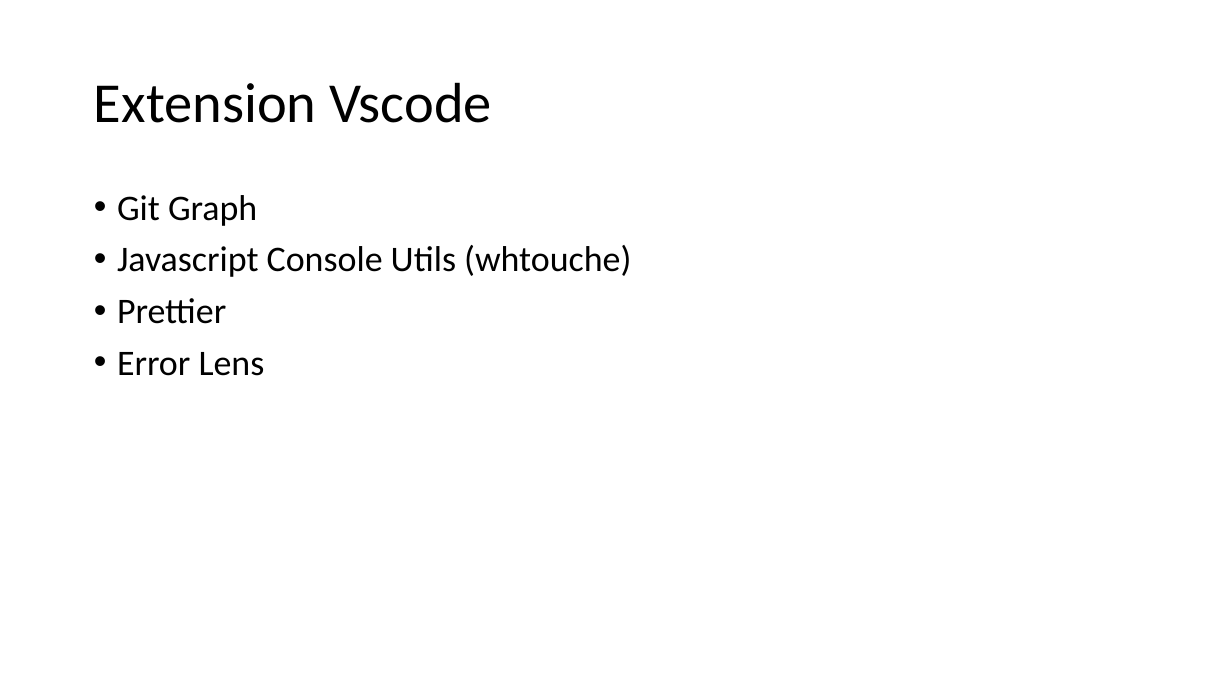
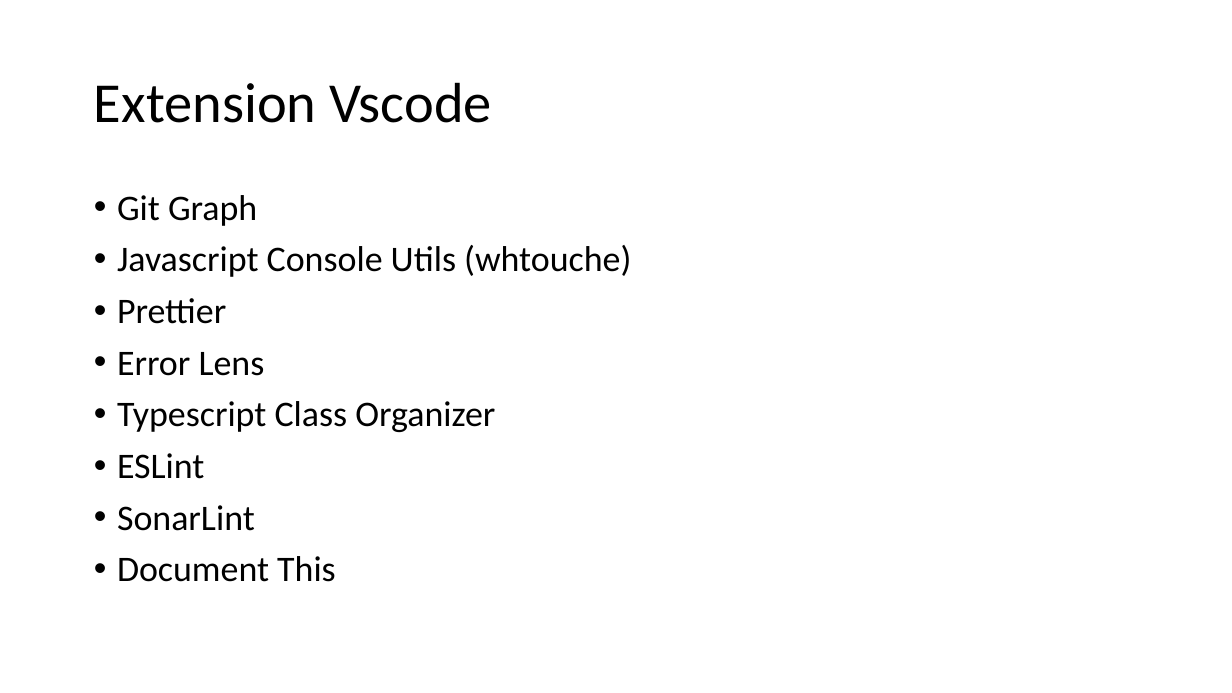
Before and after one commit to jlg-formation/tsr-mai-2022, a slide deck: slide 5 of notes.pptx. Drawn at 1232x693 pixels with LibreOffice and Linux fonts; fonts in the diff are those of the drawing. Boxes give left, top, right and bottom in pixels: in the first picture for what was removed or moved away, otherwise in the second. Text is boxed around its words. In the diff, an @@ line names an element or a change of style, - is before the commit and + after.

Commit message:
doc: added powerpoint

```diff
--- a/notes.pptx
+++ b/notes.pptx
@@ text at bbox=[117, 401, 495, 582]: paragraphs added @@
+• Typescript Class Organizer
+• ESLint
+• SonarLint
+• Document This
```
Also in this commit, not shown: 10 slides added.
